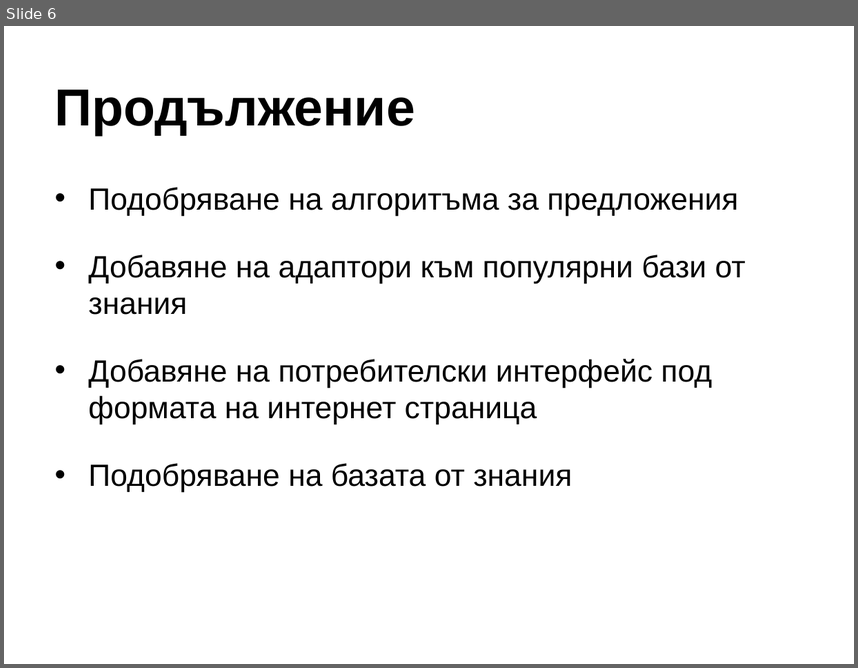
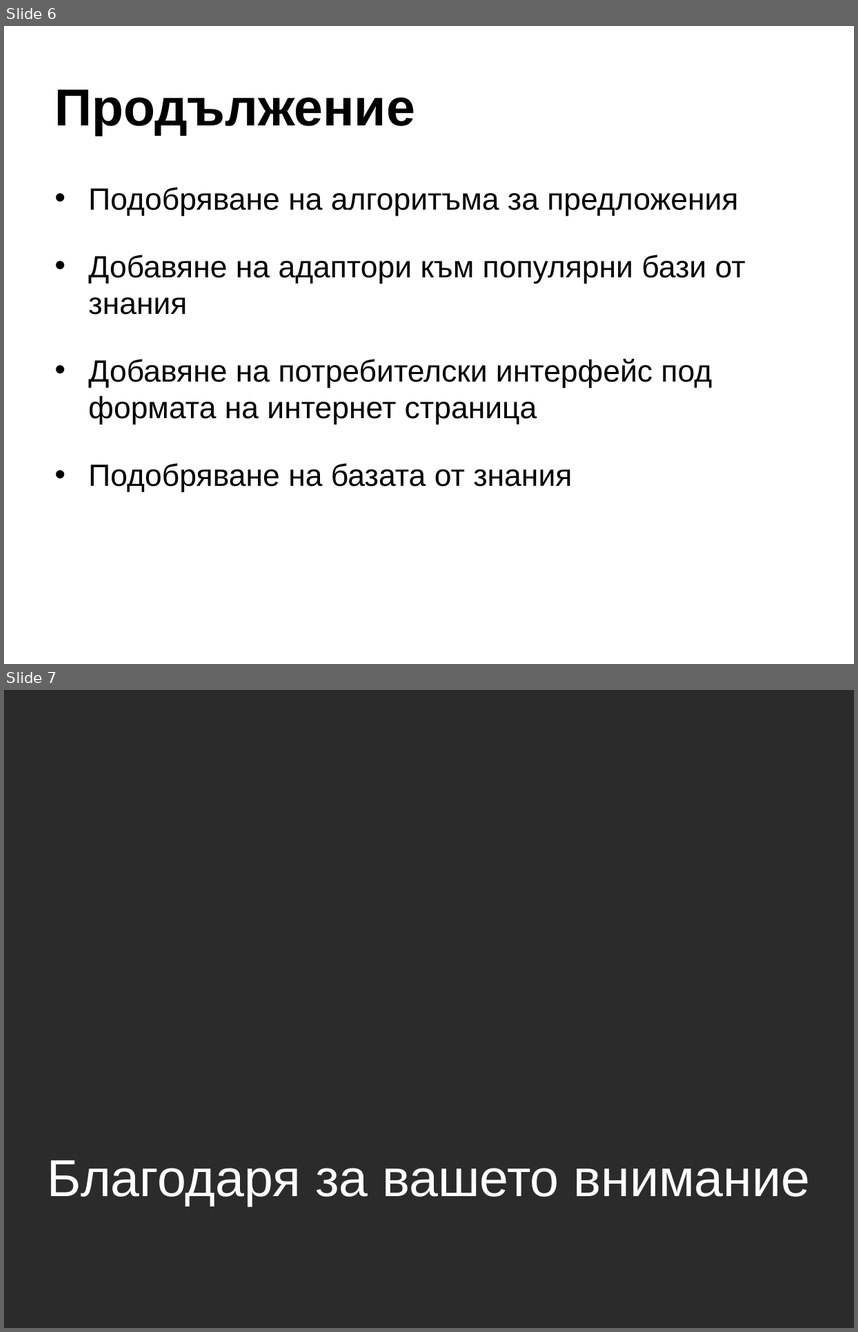
Before and after one commit to bubata85/problem_solver, a slide deck: docs/official/problem_solver.ppt. Shown one above the other, each under a label of ours: slide 6 before the commit, slides 6 and 7 after it. The pictures are 858x668 and 858x1332 pixels, drawn with LibreOffice and Linux fonts; fonts in the diff are those of the drawing; background and template pictures are left out; a plain dark background stands for a picture behind light text. Boxes give left, top, right and bottom in pixels: in the first picture for what was removed or moved away, otherwise in the second. Text is boxed around its words. In the diff, an @@ line names an element or a change of style, - is before the commit and + after.

```diff
--- a/docs/official/problem_solver.ppt
+++ b/docs/official/problem_solver.ppt
@@ slide 7 added at (4,690,854,1328), background picture (left out) @@
@@ title added at (47,1160,811,1206), 44 pt, text #FFFFFF @@
+Благодаря за вашето внимание
```
Also in this commit, not shown: 4 slides changed.
